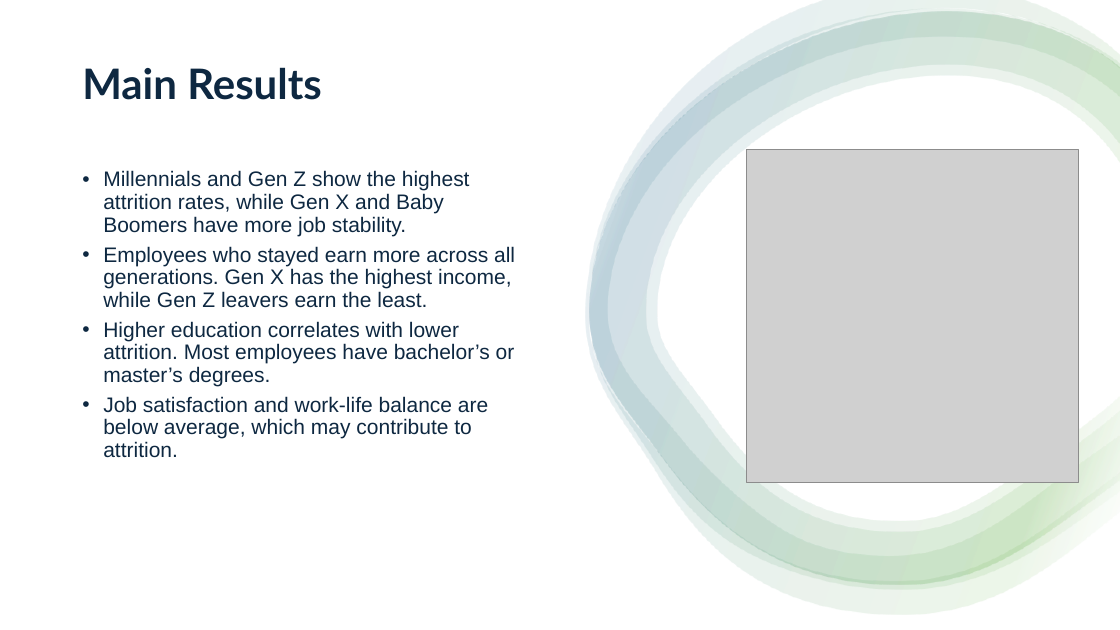
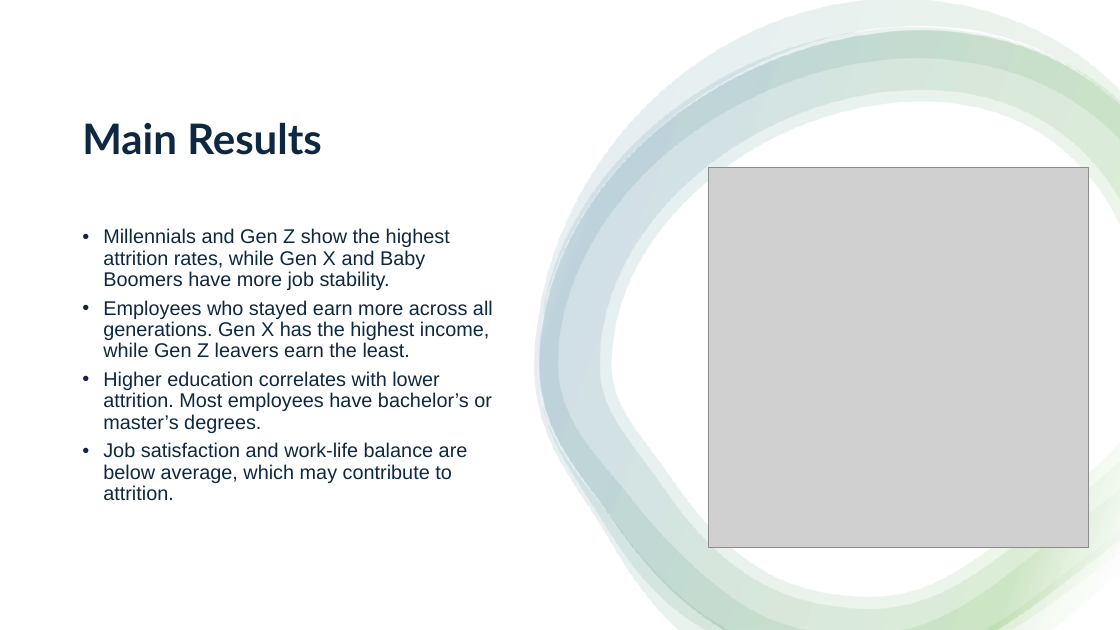
Before and after one commit to Waleed2025xp/Group4_final-project, a slide deck: slide 17 of project_Group4/Hr project_Group 4.pptx (slide 19 before the commit). Drawn at 1120x630 pixels with LibreOffice and Linux fonts; fonts in the diff are those of the drawing; grey boxes stand for pictures. Boxes give left, top, right and bottom in pixels: in the first picture for what was removed or moved away, otherwise in the second. Text is boxed around its words. In the diff, an @@ line names an element or a change of style, - is before the commit and + after.

```diff
--- a/project_Group4/Hr project_Group 4.pptx
+++ b/project_Group4/Hr project_Group 4.pptx
@@ freeform shape: place and size @@
-freeform shape at box(586, 0, 1120, 614)
+freeform shape at box(534, 0, 1120, 630)
@@ freeform shape: place and size @@
-freeform shape at box(590, 9, 1120, 590)
+freeform shape at box(539, 27, 1120, 630)
@@ freeform shape: place and size @@
-freeform shape at box(590, 12, 1120, 584)
+freeform shape at box(539, 31, 1120, 630)
@@ freeform shape: place and size @@
-freeform shape at box(590, 12, 1120, 584)
+freeform shape at box(539, 31, 1120, 630)
@@ title "Main Results": place and size @@
-title "Main Results" at box(82, 67, 322, 100)
+title "Main Results" at box(82, 122, 322, 155)
@@ picture: place and size @@
-picture at box(746, 150, 1079, 482)
+picture at box(708, 167, 1089, 548)
@@ text "Millennials and Gen Z show ..." at box(103, 228, 493, 501): size 18 to 17 pt; vertical alignment middle to top @@
```
Also in this commit, not shown: 10 other slides changed, 2 slides added, 1 slide removed, 1 other file.
